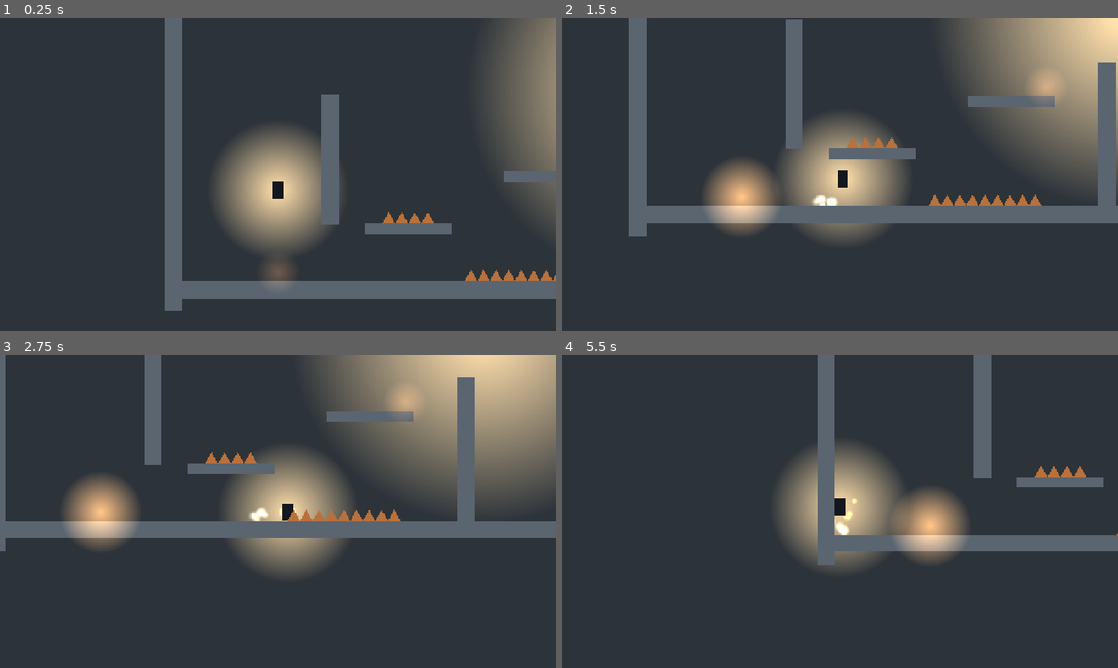
Above: before the commit, frames 1-4 (two rows, left to right).
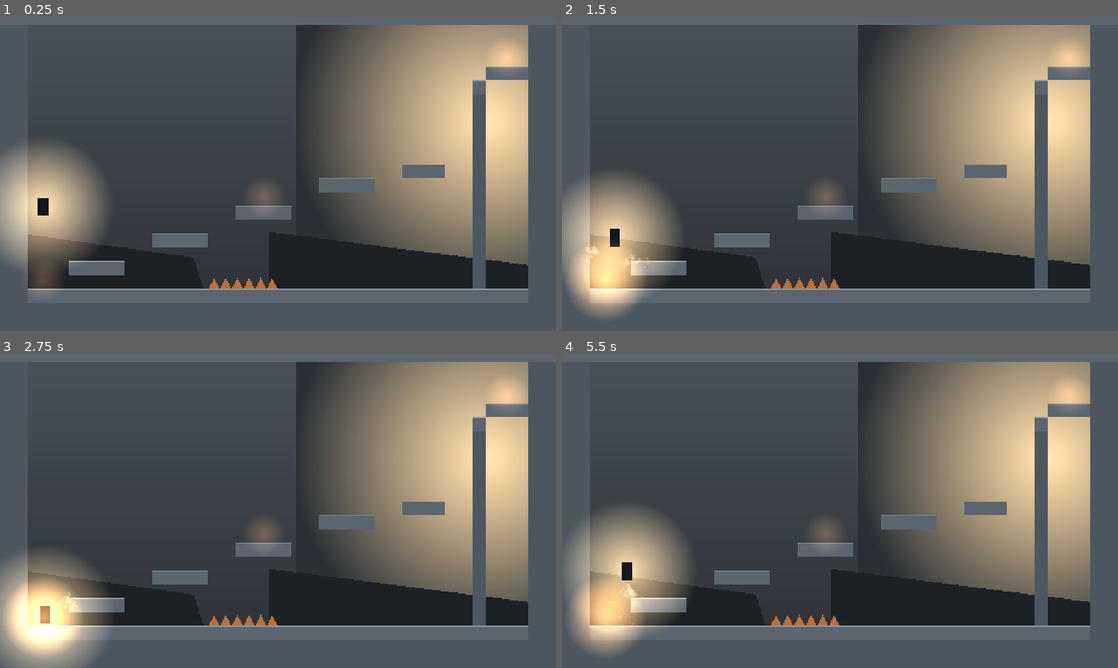
Above: after the commit, the same moments.

Repository: Appalon666/platform
Game: Godot game, scene res://scenes/main.tscn
The game is run twice, just before and just after one commit, with the same random seed, the same clock (stepped at 60 frames per second) and the same inputs.
Inputs (mouse positions are in pixels of both pictures, inside the frame that each line leads up to):
- Up to frame 1 (0.25 s): no input
- Up to frame 2 (1.5 s): tap Enter at 0.5 s; move the mouse to (962, 158) at 0.52 s; hold D (move_right) 0.53-1.28 s; tap Shift (dash) at 0.6 s; click (962, 158) at 0.67 s; tap Space (jump) at 0.77, 0.8, 1.07, 1.35 s; move the mouse to (728, 190) at 1.27 s; hold S (move_down) from 1.28 s (still down)
- Up to frame 3 (2.75 s): tap Space (jump) at 1.52, 1.82, 2.3 s; tap Shift (dash) at 1.55, 2.1 s; move the mouse to (333, 442) at 2.02 s; release S (move_down) at 2.03 s; hold D (move_right) from 2.03 s (still down)
- Up to frame 4 (5.5 s): move the mouse to (812, 574) at 2.77 s; release D (move_right) at 2.78 s; hold W (move_up) 2.78-3.53 s; tap C at 2.85 s; click (812, 574) at 2.92 s; tap Space (jump) at 3.02, 3.32, 3.77, 3.8, 4.07, 4.52, 4.82, 5.3 s; tap Shift (dash) at 3.05, 4.55, 5.1 s; move the mouse to (1006, 558) at 3.52 s; hold A (move_left) 3.53-5.03 s; tap K at 3.6 s; tap R (restart) at 4.15 s; move the mouse to (673, 464) at 4.27 s; tap X at 4.35 s; move the mouse to (867, 511) at 5.02 s; hold S (move_down) from 5.03 s (still down); click (867, 511) at 5.17 s

The runs differ from the first frame. In frame 1, 70% of the frame differs, in the area x 0-100%, y 0-100%; in frame 2, 70%; in frame 3, 66%; in frame 4, 69%.

Commit message:
feat: TileMap-комната Гл.1 + VFX-спрайты + параллакс/камера (Фаза 2)
- Комната Главы 1 на TileMapLayer: тайлсет-силуэт из палитры (кромка+rim-light),
  лесенка платформ, wall-jump-шахта, шипы, чекпоинты
- Тайлсет генерится в коде; фикс коллизии: add_source ДО правки collision polygon
- Партиклы juice (Fx) на текстурах Kenney Particle Pack (CC0): дым/искры/угольки
- Параллакс-задник (ARTBIBLE §6): туман+маяк / силуэты-гряды / геймплей
- Границы камеры по комнате (комната задаёт свои лимиты)
- docs/CREDITS.md: секция VFX; ROADMAP: закрыты TileMap + границы камеры

Co-Authored-By: Claude Opus 4.8 (1M context) <noreply@anthropic.com>

Diff:
--- a/scenes/main.tscn
+++ b/scenes/main.tscn
@@ -7,4 +7,4 @@
 script = ExtResource("1")
 
 [node name="Player" parent="." instance=ExtResource("2")]
-position = Vector2(200, 400)
+position = Vector2(100, 380)
--- a/scripts/fx.gd
+++ b/scripts/fx.gd
@@ -1,16 +1,24 @@
 extends Node
 ## Одноразовые партиклы через CPUParticles2D (web-safe, GL Compatibility — без GPU-частиц).
-## Автолоад «Fx»: живёт в корне дерева, поэтому эффект остаётся на месте, даже когда
-## игрок улетел на респаун. Вызов: Fx.burst(pos, color) / Fx.dust(pos, color).
+## Текстуры — Kenney Particle Pack (CC0), тонируются цветом партикла в наш янтарь.
+## Автолоад «Fx»: живёт в корне дерева, эффект остаётся на месте, даже когда игрок улетел.
+## Вызов: Fx.burst(pos, color) / Fx.dust(pos, color).
 
-var _dot: Texture2D
+const VFX := "res://assets/vfx/kenney_particles/"
+var _tex := {}
 
 func _ready() -> void:
-	_dot = _make_dot()
+	_tex["glow"]  = _load("circle_05")   # мягкое свечение — уголёк/жизнь
+	_tex["spark"] = _load("spark_04")    # острая искра — энергия рывка
+	_tex["smoke"] = _load("smoke_05")    # клуб дыма/пыли
+	_tex["dirt"]  = _load("dirt_02")     # комок земли — кик при приземлении
 
-## Взрыв во все стороны (dash, смерть). amount — сколько искр, speed — разлёт.
-func burst(pos: Vector2, color: Color, amount := 14, speed := 200.0, life := 0.5) -> void:
-	var p := _make(pos, color, amount, life)
+func _load(n: String) -> Texture2D:
+	return load(VFX + n + ".png") as Texture2D
+
+## Взрыв во все стороны (dash — искры, смерть — мягкие угольки через tex="glow").
+func burst(pos: Vector2, color: Color, amount := 14, speed := 200.0, life := 0.5, tex := "spark") -> void:
+	var p := _make(pos, color, amount, life, _pick(tex))
 	p.direction = Vector2.UP
 	p.spread = 180.0
 	p.initial_velocity_min = speed * 0.35
@@ -18,27 +26,30 @@
 	p.gravity = Vector2(0, 620)
 	_launch(p, life)
 
-## Пыль из-под ног (приземление). Летит вверх узким веером и оседает.
-func dust(pos: Vector2, color: Color, amount := 8) -> void:
-	var p := _make(pos, color, amount, 0.4)
+## Пыль из-под ног (приземление/прыжок): дым узким веером, медленно оседает.
+func dust(pos: Vector2, color: Color, amount := 8, tex := "smoke") -> void:
+	var p := _make(pos, color, amount, 0.55, _pick(tex))
 	p.direction = Vector2.UP
 	p.spread = 55.0
-	p.initial_velocity_min = 40.0
-	p.initial_velocity_max = 120.0
-	p.gravity = Vector2(0, 220)
-	_launch(p, 0.4)
+	p.initial_velocity_min = 35.0
+	p.initial_velocity_max = 110.0
+	p.gravity = Vector2(0, 170)
+	_launch(p, 0.55)
 
-func _make(pos: Vector2, color: Color, amount: int, life: float) -> CPUParticles2D:
+func _pick(name: String) -> Texture2D:
+	return _tex.get(name, _tex["glow"])
+
+func _make(pos: Vector2, color: Color, amount: int, life: float, tex: Texture2D) -> CPUParticles2D:
 	var p := CPUParticles2D.new()
 	p.position = pos
-	p.texture = _dot
+	p.texture = tex
 	p.one_shot = true
 	p.explosiveness = 1.0
 	p.amount = amount
 	p.lifetime = life
 	p.color = color
-	p.scale_amount_min = 1.0
-	p.scale_amount_max = 2.5
+	p.scale_amount_min = 0.03          # текстуры 512px → масштаб маленький
+	p.scale_amount_max = 0.10
 	p.damping_min = 40.0
 	p.damping_max = 90.0
 	return p
@@ -47,17 +58,3 @@
 	add_child(p)
 	p.emitting = true
 	get_tree().create_timer(life + 0.3).timeout.connect(p.queue_free)
-
-## Мягкая круглая точка (белый центр → прозрачность), тонируется цветом партикла.
-func _make_dot() -> Texture2D:
-	var g := Gradient.new()
-	g.offsets = PackedFloat32Array([0.0, 1.0])
-	g.colors = PackedColorArray([Color(1, 1, 1, 1), Color(1, 1, 1, 0)])
-	var t := GradientTexture2D.new()
-	t.gradient = g
-	t.width = 12
-	t.height = 12
-	t.fill = GradientTexture2D.FILL_RADIAL
-	t.fill_from = Vector2(0.5, 0.5)
-	t.fill_to = Vector2(1.0, 0.5)
-	return t
--- a/scripts/level.gd
+++ b/scripts/level.gd
@@ -1,65 +1,166 @@
 extends Node2D
-## Тест-полигон из статичных блоков (плейсхолдеры), чтобы щупать движение.
-## Плюс — проверка палитры вживую (ARTBIBLE §2): выцветший мир + янтарь = жизнь.
-## Позже заменим на TileMap-уровни.
+## Комната Главы 1 «Окраина» на TileMap (плейсхолдер-тайлсет из палитры, ARTBIBLE §2/§3):
+## выцветший силуэт CH1_MID + тонкий rim-light сверху. Шипы, чекпоинты, маяк — поверх.
+## Пайплайн арта: цветные блоки → ЭТОТ тайл-силуэт → свой арт в Krita (позже).
+
+const TILE := 32                                    # размер тайла, px
+const ROOM_W := 40                                  # ширина комнаты в тайлах
+const ROOM_H := 23                                  # высота комнаты в тайлах
+var _tiles: TileMapLayer
 
 func _ready() -> void:
-	_background()
-	_beacon(Vector2(1080, 240))                     # «маяк» вдали — тянет вглубь
-
-	_block(Vector2(640, 700), Vector2(1400, 40))    # пол
-	_block(Vector2(-40, 300), Vector2(40, 900))     # левая граница
-	_block(Vector2(1320, 300), Vector2(40, 900))    # правая граница
-	_block(Vector2(500, 560), Vector2(200, 24))     # платформа
-	_block(Vector2(820, 440), Vector2(200, 24))     # платформа выше
-	_block(Vector2(320, 400), Vector2(40, 300))     # столб для wall-jump
-	_block(Vector2(1040, 520), Vector2(40, 340))    # столб для wall-jump
-
-	_spikes(Vector2(760, 680), 260, 9)              # шипы на полу — dash/прыжок над ними
-	_spikes(Vector2(500, 548), 120, 4)              # шипы на нижней платформе
-
-	_checkpoint(Vector2(200, 660))                  # старт (у левого края)
-	_checkpoint(Vector2(900, 408))                  # награда за верхнюю платформу
-
-func _block(center: Vector2, size: Vector2) -> void:
-	var body := StaticBody2D.new()
-	body.position = center
-	var col := CollisionShape2D.new()
-	var shape := RectangleShape2D.new()
-	shape.size = size
-	col.shape = shape
-	body.add_child(col)
-	var poly := Polygon2D.new()
-	var h := size * 0.5
-	poly.polygon = PackedVector2Array([
-		Vector2(-h.x, -h.y), Vector2(h.x, -h.y),
-		Vector2(h.x, h.y), Vector2(-h.x, h.y),
-	])
-	poly.color = Palette.CH1_MID                     # игровой силуэт Гл.1
-	body.add_child(poly)
-	add_child(body)
-
-## Выцветший задник (тёмная десатурированная база), чтобы янтарь читался.
-func _background() -> void:
-	var bg := ColorRect.new()
-	bg.color = Palette.CH1_FG.lerp(Palette.CH1_MID, 0.35)
-	bg.size = Vector2(4000, 2400)
-	bg.position = Vector2(-1400, -900)
-	bg.z_index = -100
-	add_child(bg)
-
-## Аддитивное янтарное свечение (маяк / уголёк) — web-безопасно, без Glow (ARTBIBLE §7).
-func _beacon(pos: Vector2) -> void:
-	var s := Sprite2D.new()
-	s.texture = _radial_tex()
-	s.position = pos
-	s.scale = Vector2(3.5, 3.5)
-	s.modulate = Palette.AMBER_LIGHT
-	s.z_index = -50
+	_parallax()
+	_build_room()
+	_camera_limits()
+
+	_spikes(Vector2(560, 640), 160, 6)              # шипы на полу — перепрыгнуть
+
+	_checkpoint(Vector2(100, 620))                  # старт
+	_checkpoint(Vector2(608, 428))                  # середина (на платформе P3)
+	_checkpoint(Vector2(1168, 108))                 # цель — верх wall-jump-шахты
+
+## Раскладка комнаты (40×23 тайла = 1280×736): пол/стены/потолок + лесенка платформ.
+func _build_room() -> void:
+	_tiles = TileMapLayer.new()
+	_tiles.tile_set = _build_tileset()
+	_tiles.z_index = -10                            # уровень за игроком
+	add_child(_tiles)
+
+	_fill(0, 0, 40, 1)                              # потолок
+	_fill(0, 20, 40, 3)                             # пол
+	_fill(0, 0, 2, 23)                              # левая стена
+	_fill(38, 0, 2, 23)                             # правая стена
+
+	_fill(5, 18, 4, 1)                              # P1
+	_fill(11, 16, 4, 1)                             # P2
+	_fill(17, 14, 4, 1)                             # P3
+	_fill(23, 12, 4, 1)                             # P4
+	_fill(29, 11, 3, 1)                             # ступень к шахте
+
+	_fill(34, 5, 1, 15)                             # столб wall-jump-шахты
+	_fill(35, 4, 3, 1)                              # цель-карниз над шахтой
+
+## Заливка прямоугольника тайлами: верхний ряд — с rim-light, ниже — сплошной.
+func _fill(x: int, y: int, w: int, h: int) -> void:
+	for i in range(x, x + w):
+		for j in range(y, y + h):
+			var t := 0 if j == y else 1             # 0 = кромка (rim), 1 = сплошной
+			_tiles.set_cell(Vector2i(i, j), 0, Vector2i(t, 0), 0)
+
+## Тайлсет из палитры: 2 тайла (кромка / сплошной), у каждого квадратная коллизия.
+func _build_tileset() -> TileSet:
+	var ts := TileSet.new()
+	ts.tile_size = Vector2i(TILE, TILE)
+	ts.add_physics_layer()
+	ts.set_physics_layer_collision_layer(0, 1)      # тайлы на слое 1 — игрок его сканирует
+	ts.set_physics_layer_collision_mask(0, 1)
+	var src := TileSetAtlasSource.new()
+	src.texture = _tile_atlas()
+	src.texture_region_size = Vector2i(TILE, TILE)
+	for ax in 2:
+		src.create_tile(Vector2i(ax, 0))
+	ts.add_source(src, 0)                           # прикрепить ДО правки коллизии,
+	                                                # иначе physics-слой тайлам не виден
+	var hs := TILE * 0.5
+	var sq := PackedVector2Array([
+		Vector2(-hs, -hs), Vector2(hs, -hs), Vector2(hs, hs), Vector2(-hs, hs)])
+	for ax in 2:
+		var td := src.get_tile_data(Vector2i(ax, 0), 0)
+		td.add_collision_polygon(0)
+		td.set_collision_polygon_points(0, 0, sq)
+	return ts
+
+## Атлас 2×1: тайл 0 — силуэт с rim-light сверху; тайл 1 — сплошной чуть темнее (глубина).
+func _tile_atlas() -> ImageTexture:
+	var img := Image.create(TILE * 2, TILE, false, Image.FORMAT_RGBA8)
+	var mid := Palette.CH1_MID
+	var rim := mid.lerp(Palette.CH1_FOG, 0.6)
+	var deep := mid.lerp(Palette.CH1_FG, 0.18)
+	for x in TILE:
+		for y in TILE:
+			var c := mid
+			if y == 0: c = rim
+			elif y == 1: c = mid.lerp(rim, 0.5)
+			img.set_pixel(x, y, c)                  # тайл 0 (кромка)
+			img.set_pixel(TILE + x, y, deep)        # тайл 1 (сплошной)
+	return ImageTexture.create_from_image(img)
+
+## Ограничить камеру границами комнаты — не показываем пустоту за стенами.
+## Камера живёт на игроке (player.tscn); лимиты ставит комната → каждая задаёт свои.
+func _camera_limits() -> void:
+	var cam := get_node_or_null("Player/Camera2D") as Camera2D
+	if cam == null:
+		return
+	cam.limit_left = 0
+	cam.limit_top = 0
+	cam.limit_right = ROOM_W * TILE
+	cam.limit_bottom = ROOM_H * TILE
+
+## Параллакс-задник (ARTBIBLE §6): три плана глубины. Слой -1 = позади геймплея.
+func _parallax() -> void:
+	var pb := ParallaxBackground.new()
+	pb.layer = -1
+	add_child(pb)
+
+	# Дальний слой (едва движется — «далеко, но тянет»): база + туман + маяк.
+	var far := ParallaxLayer.new()
+	far.motion_scale = Vector2(0.15, 0.15)
+	pb.add_child(far)
+
+	var base := ColorRect.new()
+	base.color = Palette.CH1_FG.lerp(Palette.CH1_MID, 0.3)   # выцветшая база
+	base.size = Vector2(5000, 3000)
+	base.position = Vector2(-1800, -1100)
+	far.add_child(base)
+
+	var fog := Sprite2D.new()                        # мягкий туман/небо сверху
+	fog.texture = _fog_tex()
+	fog.centered = false
+	fog.position = Vector2(-600, -300)
+	fog.scale = Vector2(40, 8)
+	far.add_child(fog)
+
+	var b := Sprite2D.new()                          # маяк — тёплое сердце в глубине
+	b.texture = _radial_tex()
+	b.position = Vector2(1120, 240)
+	b.scale = Vector2(3.5, 3.5)
+	b.modulate = Palette.AMBER_LIGHT
 	var m := CanvasItemMaterial.new()
 	m.blend_mode = CanvasItemMaterial.BLEND_MODE_ADD
-	s.material = m
-	add_child(s)
+	b.material = m
+	far.add_child(b)
+
+	# Средний слой: дальние тёмные силуэты-гряды для глубины.
+	var mid := ParallaxLayer.new()
+	mid.motion_scale = Vector2(0.5, 0.5)
+	pb.add_child(mid)
+	_silhouette(mid, Vector2(260, 720), Vector2(620, 460))
+	_silhouette(mid, Vector2(1000, 760), Vector2(760, 520))
+
+## Тёмный силуэт дальнего плана (почти чёрная форма — глубина без деталей).
+func _silhouette(layer: ParallaxLayer, center: Vector2, size: Vector2) -> void:
+	var h := size * 0.5
+	var poly := Polygon2D.new()
+	poly.position = center
+	poly.polygon = PackedVector2Array([
+		Vector2(-h.x, -h.y), Vector2(h.x * 0.6, -h.y * 0.7),
+		Vector2(h.x, h.y), Vector2(-h.x, h.y)])       # скошенный силуэт-гряда
+	poly.color = Palette.CH1_FG.lerp(Palette.CH1_MID, 0.12)
+	layer.add_child(poly)
+
+## Вертикальный градиент тумана (CH1_FOG сверху → прозрачность вниз).
+func _fog_tex() -> Texture2D:
+	var g := Gradient.new()
+	g.offsets = PackedFloat32Array([0.0, 1.0])
+	g.colors = PackedColorArray([Color(Palette.CH1_FOG, 0.35), Color(Palette.CH1_FOG, 0.0)])
+	var t := GradientTexture2D.new()
+	t.gradient = g
+	t.width = 32
+	t.height = 128
+	t.fill = GradientTexture2D.FILL_LINEAR
+	t.fill_from = Vector2(0.0, 0.0)
+	t.fill_to = Vector2(0.0, 1.0)
+	return t
 
 ## Шипы — мгновенная смерть. Area2D в группе "hazard", сам зовёт die() у игрока.
 ## Тёплый цвет (AMBER_DEEP): по оси палитры активное/горячее = угроза.
--- a/scripts/player.gd
+++ b/scripts/player.gd
@@ -178,7 +178,7 @@
 	velocity = Vector2.ZERO
 	Sfx.play("death")
 	_add_shake(death_shake)
-	Fx.burst(global_position, Palette.AMBER_LIGHT, 22, 260.0, 0.6)   # жизнь-уголёк разлетается
+	Fx.burst(global_position, Palette.AMBER_LIGHT, 22, 260.0, 0.6, "glow")   # жизнь-уголёк разлетается
 
 	await _hitstop(death_hitstop)
 
Not shown, added: assets/vfx/kenney_particles/LICENSE.txt
Binary file added: assets/vfx/kenney_particles/circle_01.png
Not shown, added: assets/vfx/kenney_particles/circle_01.png.import
Binary file added: assets/vfx/kenney_particles/circle_02.png
Not shown, added: assets/vfx/kenney_particles/circle_02.png.import
Binary file added: assets/vfx/kenney_particles/circle_03.png
Not shown, added: assets/vfx/kenney_particles/circle_03.png.import
Binary file added: assets/vfx/kenney_particles/circle_04.png
Not shown, added: assets/vfx/kenney_particles/circle_04.png.import
Binary file added: assets/vfx/kenney_particles/circle_05.png
Not shown, added: assets/vfx/kenney_particles/circle_05.png.import
Binary file added: assets/vfx/kenney_particles/dirt_01.png
(and 151 more such lines)
